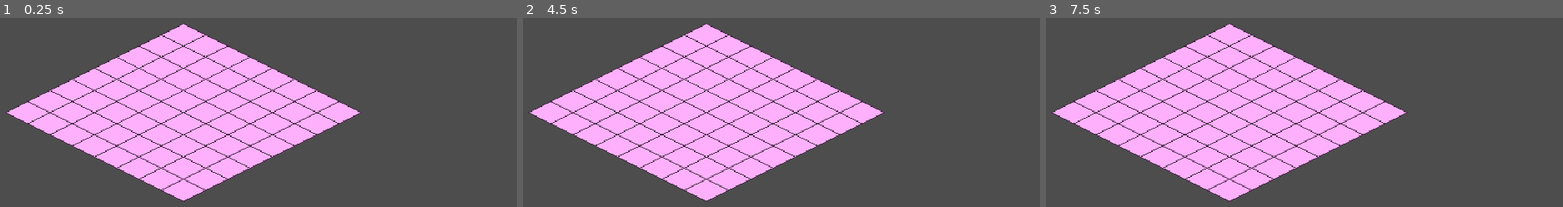
Above: before the commit, frames 1-3 (left to right).
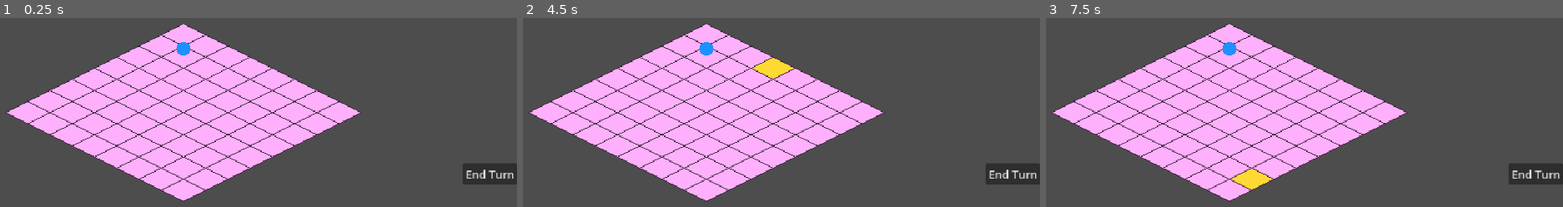
Above: after the commit, the same moments.

Repository: maurogp12/stasiumxii
Game: Godot game, scene res://main.tscn
Same seed, same stepped clock (60 frames per second), same inputs: the game is played once before the commit and once after it.
Inputs (mouse positions are in pixels of both pictures, inside the frame that each line leads up to):
- Up to frame 1 (0.25 s): no input
- Up to frame 2 (4.5 s): click (1014, 172) at 0.5 s, where only the run after the commit has a clickable "End Turn"; click (1014, 172) at 1.25 s, where only the run after the commit has a clickable "End Turn"; click (1014, 172) at 2 s, where only the run after the commit has a clickable "End Turn"; tap Enter at 2.75, 4.25 s; move the mouse to (853, 148) at 2.77 s; click (853, 148) at 2.92 s; tap Space at 3.5 s; move the mouse to (574, 199) at 3.52 s; click (574, 199) at 3.67 s; move the mouse to (771, 63) at 4.27 s; click (771, 63) at 4.42 s
- Up to frame 3 (7.5 s): tap Space at 5, 6.5 s; move the mouse to (outside the picture) at 5.02 s; click (outside the picture) at 5.17 s; tap Enter at 5.75 s; move the mouse to (outside the picture) at 5.77 s; click (outside the picture) at 5.92 s; move the mouse to (outside the picture) at 6.52 s; click (outside the picture) at 6.67 s; move the mouse to (1263, 172) at 7.27 s; click (1263, 172) at 7.42 s

The runs differ from the first frame. In frame 1, 1.2% of the frame differs, in the area x 34-100%, y 12-89%; in frame 2, 1.7%; in frame 3, 1.7%, in the area x 34-100%, y 12-91%.

Commit message:
Adding movement, and start of a turn

Diff:
--- a/board/tile.gd
+++ b/board/tile.gd
@@ -1,10 +1,12 @@
 extends Node2D
 class_name BoardTile
 
-var grid_position: Vector2i = Vector2i.ZERO
-
 const TILE_WIDTH: int = 64
 const TILE_HEIGHT: int = 32
+
+var grid_position: Vector2i = Vector2i.ZERO
+var is_selected: bool = false
+
 
 func _draw() -> void:
 	var points := PackedVector2Array([
@@ -15,8 +17,14 @@
 	])
 	#var rectangle := Rect2(0, 0, TILE_WIDTH, TILE_HEIGHT)
 	var color := Color(1.0, 0.689, 0.993, 1.0)
+	if is_selected:
+		color = Color(1.0, 0.85, 0.2, 1.0)
 	draw_colored_polygon(points, color)
 	var outline := PackedVector2Array(points)
 	outline.append(points[0])
 
 	draw_polyline(outline, Color(0.25, 0.15, 0.25), 1.0, true)
+
+func set_selected(value: bool) -> void:
+	is_selected = value
+	queue_redraw()
--- a/board_view.gd
+++ b/board_view.gd
@@ -2,6 +2,14 @@
 
 const BOARD_SIZE: int = 8
 const TILE_SCENE: PackedScene = preload("res://board/tile.tscn")
+const PAWN_SCENE: PackedScene = preload("res://units/pawn.tscn")
+const MAX_MP: int = 3
+
+
+var tiles: Dictionary = {}
+var selected_tile: BoardTile = null
+var pawn: Pawn
+var remaining_mp: int = MAX_MP
 
 func _ready() -> void:
 	for y in range(BOARD_SIZE):
@@ -16,7 +24,10 @@
 			)
 
 			$Tiles.add_child(tile)
+			tiles[tile.grid_position] = tile
 			print(tile.grid_position)
+	spawn_pawn()
+	end_turn()
 
 func local_to_grid(point: Vector2) -> Vector2i:
 	var grid_x := point.x / 64.0 + point.y / 32.0
@@ -35,4 +46,48 @@
 
 			if cell.x >= 0 and cell.x < BOARD_SIZE:
 				if cell.y >= 0 and cell.y < BOARD_SIZE:
-					print("Clicked tile: ", cell)
+					select_tile(cell)
+					try_move_pawn(cell)
+
+func select_tile(cell: Vector2i) -> void:
+	if selected_tile != null:
+		selected_tile.set_selected(false)
+
+	selected_tile = tiles[cell] as BoardTile
+	selected_tile.set_selected(true)
+
+func spawn_pawn() -> void:
+	pawn = PAWN_SCENE.instantiate() as Pawn
+	pawn.grid_position = Vector2i(1, 1)
+
+	pawn.position = Vector2(
+		(pawn.grid_position.x - pawn.grid_position.y) * 32,
+		(pawn.grid_position.x + pawn.grid_position.y) * 16
+	)
+
+	$Units.add_child(pawn)
+
+func try_move_pawn(destination: Vector2i) -> void:
+	if remaining_mp <= 0:
+		print("No movement points left.")
+		return
+
+	var difference := destination - pawn.grid_position
+	var distance: int = abs(difference.x) + abs(difference.y)
+
+	if distance != 1:
+		return
+
+	pawn.grid_position = destination
+	remaining_mp -= 1
+
+	pawn.position = Vector2(
+		(destination.x - destination.y) * 32,
+		(destination.x + destination.y) * 16
+	)
+
+	print("MP remaining: ", remaining_mp)
+
+func end_turn() -> void:
+	remaining_mp = MAX_MP
+	print("MP remaining: ", remaining_mp)
--- a/main.tscn
+++ b/main.tscn
@@ -9,3 +9,20 @@
 script = ExtResource("1_0xm2m")
 
 [node name="Tiles" type="Node2D" parent="BoardView" unique_id=1754100614]
+
+[node name="Units" type="Node2D" parent="BoardView" unique_id=2135081940]
+
+[node name="HUD" type="CanvasLayer" parent="." unique_id=1167089337]
+
+[node name="EndTurnButton" type="Button" parent="HUD" unique_id=1394185032]
+anchors_preset = 6
+anchor_left = 1.0
+anchor_top = 0.5
+anchor_right = 1.0
+anchor_bottom = 0.5
+offset_left = -78.0
+offset_top = -15.5
+offset_bottom = 15.5
+grow_horizontal = 0
+grow_vertical = 2
+text = "End Turn"
--- /dev/null
+++ b/units/pawn.gd
@@ -0,0 +1,7 @@
+extends Node2D
+class_name Pawn
+
+var grid_position: Vector2i = Vector2i.ZERO
+
+func _draw() -> void:
+	draw_circle(Vector2(0, -12), 10.0, Color.DODGER_BLUE)
--- /dev/null
+++ b/units/pawn.tscn
@@ -0,0 +1,6 @@
+[gd_scene format=3 uid="uid://dcrbvo7di5wtn"]
+
+[ext_resource type="Script" uid="uid://blmnneotjptq" path="res://units/pawn.gd" id="1_hg821"]
+
+[node name="Pawn" type="Node2D" unique_id=1853174505]
+script = ExtResource("1_hg821")
Not shown, added: units/pawn.gd.uid
